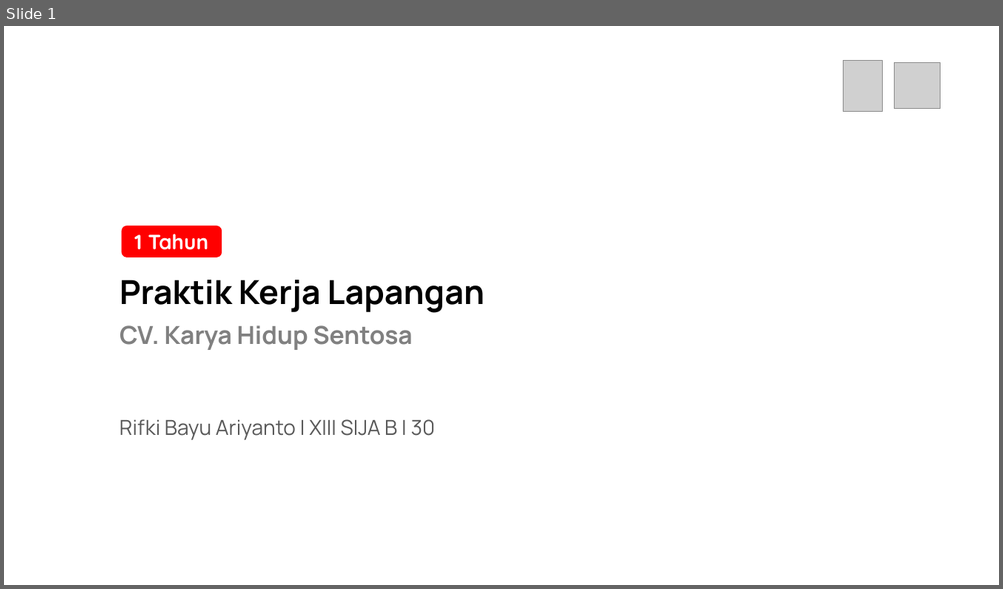
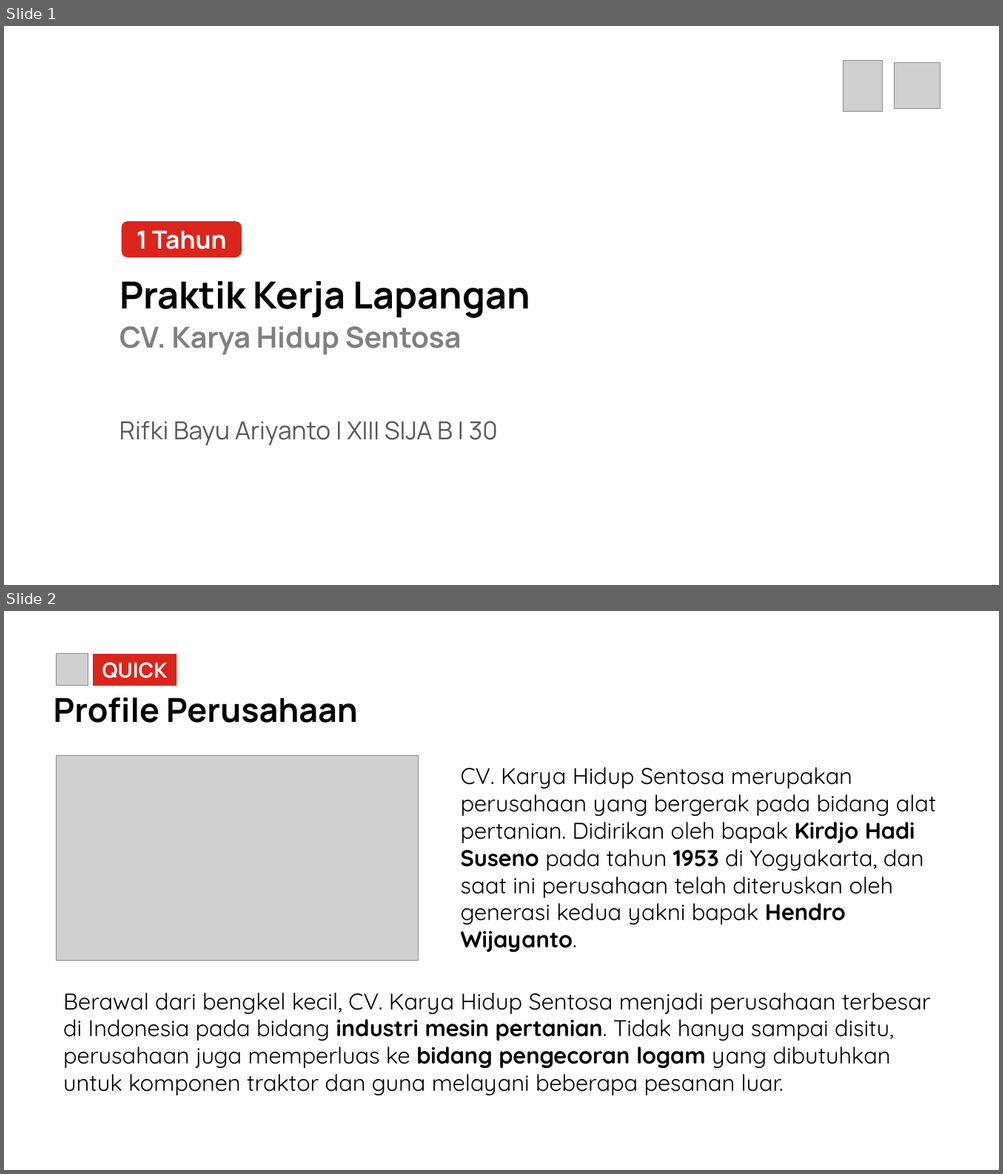
Before and after one commit to rifkibayuariyan/Laporan-PKL, a slide deck: PRESENTASI PKL.pptx. Shown one above the other, each under a label of ours: slide 1 before the commit, slides 1 and 2 after it. The pictures are 1003x589 and 1003x1174 pixels, drawn with LibreOffice and Linux fonts; fonts in the diff are those of the drawing; grey boxes stand for pictures. Boxes give left, top, right and bottom in pixels: in the first picture for what was removed or moved away, otherwise in the second. Text is boxed around its words. In the diff, an @@ line names an element or a change of style, - is before the commit and + after.

```diff
--- a/PRESENTASI PKL.pptx
+++ b/PRESENTASI PKL.pptx
@@ slide 2 added at (4,611,999,1170), background #FFFFFF @@
@@ picture added at (57,653,88,686) @@
@@ rounded rectangle added at (93,653,176,686), fill #DA251C, 20 pt, text #FFFFFF, bold @@
+QUICK
@@ text added at (54,698,358,723), 32 pt, text #000000, bold @@
+Profile Perusahaan
@@ picture added at (57,756,418,961) @@
@@ text added at (461,767,936,952), 22 pt, text #000000 @@
+CV. Karya Hidup Sentosa merupakan perusahaan yang bergerak pada bidang alat pertanian. Didirikan oleh bapak Kirdjo Hadi Suseno pada tahun 1953 di Yogyakarta, dan saat ini perusahaan telah diteruskan oleh generasi kedua yakni bapak Hendro Wijayanto.
@@ text added at (63,993,930,1096), 22 pt, text #000000 @@
+Berawal dari bengkel kecil, CV. Karya Hidup Sentosa menjadi perusahaan terbesar di Indonesia pada bidang industri mesin pertanian. Tidak hanya sampai disitu, perusahaan juga memperluas ke bidang pengecoran logam yang dibutuhkan untuk komponen traktor dan guna melayani beberapa pesanan luar.
@@ slide 1 changed as well @@
@@ rounded rectangle "1 Tahun": place and size @@
-rounded rectangle "1 Tahun" at (121,226,221,258)
+rounded rectangle "1 Tahun" at (121,221,242,258)
@@ rounded rectangle "1 Tahun" at (121,221,242,258): size 20 to 24 pt, font Quicksand to Manrope; fill #FF0000 to #DA251C @@
@@ text "Praktik Kerja Lapangan" at (119,281,530,318): size 32 to 36 pt @@
@@ text "CV. Karya Hidup Sentosa" at (119,326,461,355): size 24 to 28 pt @@
@@ text "Rifki Bayu Ariyanto | XIII ..." at (119,421,498,446): size 20 to 24 pt @@
```
Also in this commit, not shown: 1 other slide added.
